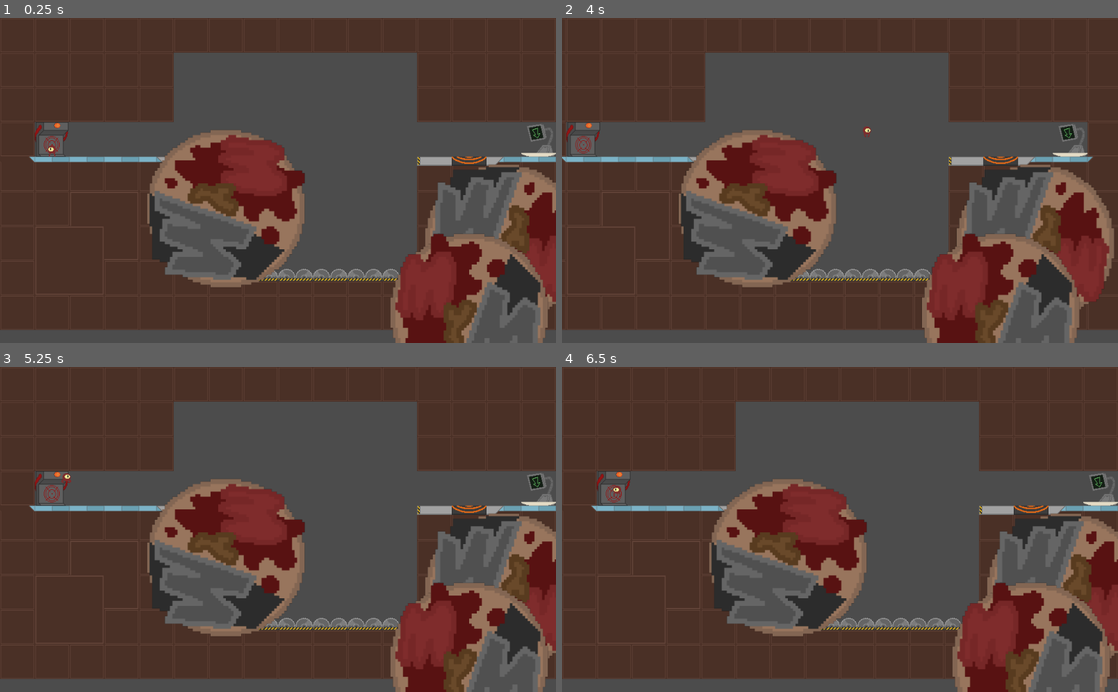
Above: before the commit, frames 1-4 (two rows, left to right).
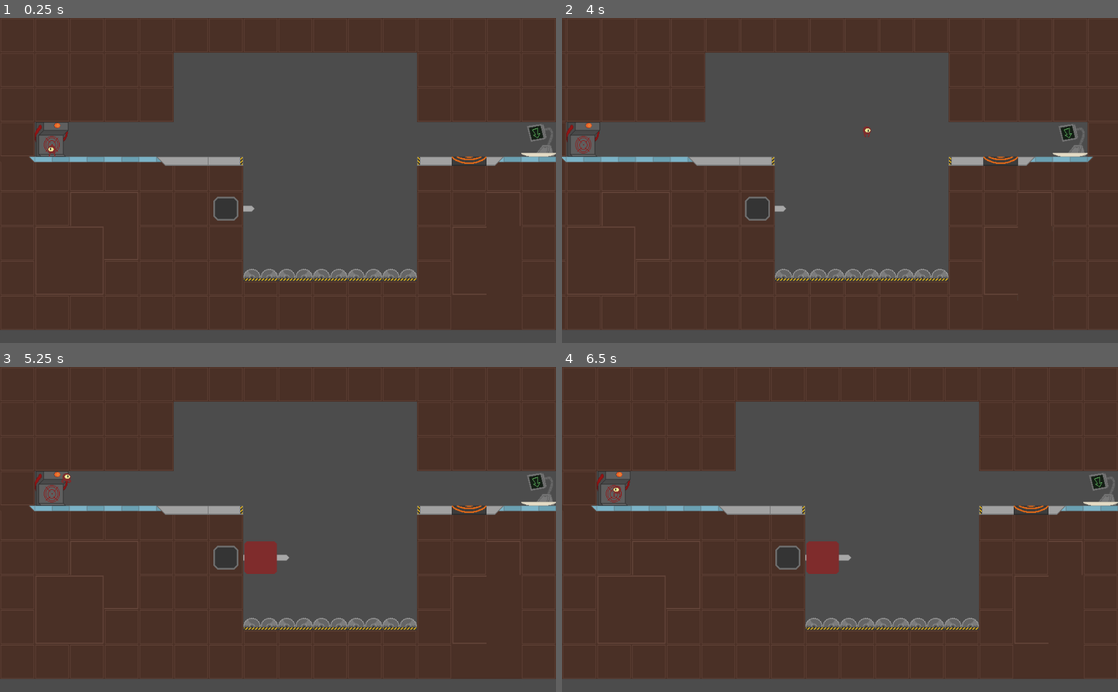
Above: after the commit, the same moments.

Repository: SomeSortOfSam/MeatballMayhem
Game: Godot game, scene res://Levels/Level04.tscn
Two runs of this game, one before a commit and one after it. Both use one fixed random seed, a clock stepped at 60 frames per second and the inputs below. This scene is started directly instead of the project's main scene.
Inputs:
- Up to frame 1 (0.25 s): no input
- Up to frame 2 (4 s): tap Enter at 0.5, 2.75 s; hold Right (ui_right) 0.53-2.03 s; tap Up (ui_up) at 0.77, 1.52, 3.02, 3.77 s; tap Space at 1.25 s; hold Left (ui_left) 2.03-2.78 s; hold Right (ui_right) from 2.78 s (still down)
- Up to frame 3 (5.25 s): release Right (ui_right) at 4.28 s; hold Left (ui_left) 4.28-5.03 s; tap Up (ui_up) at 4.52 s; tap Space at 5 s; hold Right (ui_right) from 5.03 s (still down)
- Up to frame 4 (6.5 s): tap Enter at 5.75 s; release Right (ui_right) at 5.78 s; hold Left (ui_left) from 5.78 s (still down); tap Up (ui_up) at 6.02 s

The runs differ from the first frame. In frame 1, 23% of the frame differs, in the area x 26-100%, y 34-100%; in frame 2, 24%, in the area x 21-100%, y 34-100%; in frame 3, 23%; in frame 4, 23%.

Commit message:
Kebab Assets

Diff:
--- a/Levels/Level.tscn
+++ b/Levels/Level.tscn
@@ -9,9 +9,10 @@
 [ext_resource path="res://Assets/Ending_Plate.png" type="Texture" id=7]
 [ext_resource path="res://Assets/Grinders.png" type="Texture" id=8]
 [ext_resource path="res://Assets/Hotplate.png" type="Texture" id=9]
-[ext_resource path="res://icon.png" type="Texture" id=10]
+[ext_resource path="res://Assets/KebabHead.png" type="Texture" id=10]
 [ext_resource path="res://Assets/Flame.png" type="Texture" id=11]
 [ext_resource path="res://Assets/Flamer.png" type="Texture" id=12]
+[ext_resource path="res://Assets/KebabMid.png" type="Texture" id=13]
 
 [sub_resource type="ConvexPolygonShape2D" id=1]
 points = PoolVector2Array( 0, 64, 64, 0, 64, 64, 0, 64 )
@@ -76,10 +77,7 @@
 [sub_resource type="ConvexPolygonShape2D" id=21]
 points = PoolVector2Array( 0, 0, 64, 0, 64, 48, 0, 48 )
 
-[sub_resource type="ConvexPolygonShape2D" id=22]
-points = PoolVector2Array( 0, 0, 64, 0, 64, 64, 0, 64 )
-
-[sub_resource type="TileSet" id=23]
+[sub_resource type="TileSet" id=22]
 1/name = "Tiles"
 1/texture = ExtResource( 4 )
 1/tex_offset = Vector2( 0, 0 )
@@ -299,41 +297,6 @@
 6/shape_one_way_margin = 0.0
 6/shapes = [  ]
 6/z_index = 0
-7/name = "KebabHead"
-7/texture = ExtResource( 10 )
-7/tex_offset = Vector2( 0, 0 )
-7/modulate = Color( 0, 0.717647, 1, 1 )
-7/region = Rect2( 0, 0, 64, 64 )
-7/tile_mode = 0
-7/occluder_offset = Vector2( 0, 0 )
-7/navigation_offset = Vector2( 0, 0 )
-7/shape_offset = Vector2( 0, 0 )
-7/shape_transform = Transform2D( 1, 0, 0, 1, 0, 0 )
-7/shape = SubResource( 22 )
-7/shape_one_way = false
-7/shape_one_way_margin = 1.0
-7/shapes = [ {
-"autotile_coord": Vector2( 0, 0 ),
-"one_way": false,
-"one_way_margin": 1.0,
-"shape": SubResource( 22 ),
-"shape_transform": Transform2D( 1, 0, 0, 1, 0, 0 )
-} ]
-7/z_index = 0
-8/name = "Kebab Spike"
-8/texture = ExtResource( 10 )
-8/tex_offset = Vector2( 0, 0 )
-8/modulate = Color( 1, 0, 0, 1 )
-8/region = Rect2( 0, -64, 64, 64 )
-8/tile_mode = 0
-8/occluder_offset = Vector2( 0, 0 )
-8/navigation_offset = Vector2( 0, 0 )
-8/shape_offset = Vector2( 0, 0 )
-8/shape_transform = Transform2D( 1, 0, 0, 1, 0, 0 )
-8/shape_one_way = false
-8/shape_one_way_margin = 0.0
-8/shapes = [  ]
-8/z_index = 0
 9/name = "FlameThrower"
 9/texture = ExtResource( 12 )
 9/tex_offset = Vector2( 0, 0 )
@@ -369,6 +332,41 @@
 10/shape_one_way_margin = 0.0
 10/shapes = [  ]
 10/z_index = 0
+11/name = "KebabHead"
+11/texture = ExtResource( 10 )
+11/tex_offset = Vector2( 0, 0 )
+11/modulate = Color( 1, 1, 1, 1 )
+11/region = Rect2( 0, 0, 64, 64 )
+11/tile_mode = 0
+11/occluder_offset = Vector2( 0, 0 )
+11/navigation_offset = Vector2( 0, 0 )
+11/shape_offset = Vector2( 0, 0 )
+11/shape_transform = Transform2D( 1, 0, 0, 1, 0, 0 )
+11/shape_one_way = false
+11/shape_one_way_margin = 0.0
+11/shapes = [  ]
+11/z_index = 0
+12/name = "KebabLimb"
+12/texture = ExtResource( 13 )
+12/tex_offset = Vector2( 0, 0 )
+12/modulate = Color( 1, 1, 1, 1 )
+12/region = Rect2( 0, 0, 64, 192 )
+12/tile_mode = 2
+12/autotile/icon_coordinate = Vector2( 0, 0 )
+12/autotile/tile_size = Vector2( 64, 64 )
+12/autotile/spacing = 0
+12/autotile/occluder_map = [  ]
+12/autotile/navpoly_map = [  ]
+12/autotile/priority_map = [  ]
+12/autotile/z_index_map = [  ]
+12/occluder_offset = Vector2( 0, 0 )
+12/navigation_offset = Vector2( 0, 0 )
+12/shape_offset = Vector2( 0, 0 )
+12/shape_transform = Transform2D( 1, 0, 0, 1, 0, 0 )
+12/shape_one_way = false
+12/shape_one_way_margin = 0.0
+12/shapes = [  ]
+12/z_index = 0
 
 [node name="Level" type="Node2D"]
 
@@ -382,7 +380,7 @@
 collision_mask = 0
 
 [node name="TileMap" type="TileMap" parent="StaticBody2D"]
-tile_set = SubResource( 23 )
+tile_set = SubResource( 22 )
 collision_use_parent = true
 collision_layer = 2
 collision_mask = 0
--- a/Levels/Level04.tscn
+++ b/Levels/Level04.tscn
@@ -8,7 +8,7 @@
 position = Vector2( 32, 104 )
 
 [node name="TileMap" parent="StaticBody2D" index="0"]
-tile_data = PoolIntArray( -65537, 1, 0, -131072, 1, 0, -1310 …(792 unchanged characters)… , 1, 0, 196612, 1, 0, 196613, -1610612729, 0, 196614, -1610612728, 0, 196615, -1610612728, 0, 196616, -1610612728, 0, 196617, -1610612728, 0, 196619, 1, 0, 196622, 1, 0, 196623, 1, 0, 327679, 1610612737, 0, 262144, 1, 65536, 262145, 1, 3, 262146, 1, 2, 262147, 1610612737, 0, 262148, 1610612737, 0, 262149, 1, 0, 262155, 1, 0, 262156, 8, 0, 262157, 1610612743, 0, 262158, 1, 0, 262159, 1, 0, 393215, 1, 0, 327680, 1, 1, 327681, 1, 2, 327682, 1, 0, 327683, 1, 0, 327684, 1, 0, 327685, 1, 0, 327686, 5, 0, 327687, 5, 0, 327688, 5, 0, 327689, 5, 0, 327690, 5, 0, 327691, 1, 0, 327692, 8, 0, 327693, 1610612744, 0, 327694, 1, 0, 327695, 1, 0, 458751, 1, 0, 393216, 1, 0, 393217, 1, 0, 393218, 1, 0, 393219, 1, 0, 393220, 1, 0, 393221, 1, 0, 393222, 1, 0, 393223, 1, 0, 393224, 1, 0, 393225, 1, 0, 393226, 1, 0, 393227, 1, 0, 393228, 7, 0, 393230, 1, 0, 393231, 1, 0 )
+tile_data = PoolIntArray( -65537, 1, 0, -131072, 1, 0, -1310 …(792 unchanged characters)… , 1, 0, 196612, 1, 0, 196613, -1610612725, 0, 196614, -1610612724, 0, 196615, -1610612724, 0, 196616, -1610612724, 0, 196617, -1610612724, 0, 196619, 1, 0, 196620, 1, 0, 196621, 1, 3, 196622, 1, 0, 196623, 1, 0, 327679, 1610612737, 0, 262144, 1, 65536, 262145, 1, 3, 262146, 1, 2, 262147, 1610612737, 0, 262148, 1610612737, 0, 262149, 1, 0, 262155, 1, 0, 262156, 1, 65536, 262157, 1, 65537, 262158, 1, 0, 262159, 1, 0, 393215, 1, 0, 327680, 1, 1, 327681, 1, 2, 327682, 1, 0, 327683, 1, 0, 327684, 1, 0, 327685, 1, 0, 327686, 5, 0, 327687, 5, 0, 327688, 5, 0, 327689, 5, 0, 327690, 5, 0, 327691, 1, 0, 327692, 1, 1, 327693, 1, 65537, 327694, 1, 0, 327695, 1, 0, 458751, 1, 0, 393216, 1, 0, 393217, 1, 0, 393218, 1, 0, 393219, 1, 0, 393220, 1, 0, 393221, 1, 0, 393222, 1, 0, 393223, 1, 0, 393224, 1, 0, 393225, 1, 0, 393226, 1, 0, 393227, 1, 0, 393228, 1, 65537, 393229, 1, 65537, 393230, 1, 0, 393231, 1, 0 )
 
 [node name="Camera2D" parent="." index="2"]
 position = Vector2( 32, 104 )
--- /dev/null
+++ b/Sprite.tscn
@@ -0,0 +1,8 @@
+[gd_scene load_steps=2 format=2]
+
+[ext_resource path="res://Assets/KebabMid.png" type="Texture" id=1]
+
+[node name="Sprite" type="Sprite"]
+rotation = 1.5708
+texture = ExtResource( 1 )
+vframes = 3
--- a/Tiles/Kebab.gd
+++ b/Tiles/Kebab.gd
@@ -2,23 +2,38 @@
 
 onready var platform = $CollisionShape2D
 onready var hurt = $Hurtbox/CollisionShape2D
+onready var endSprite = $EndSprite
 
 #hurtbox should extend one PAST this
 export(int) var tileRange = 3
 var skewered = 0
 
+export(Texture) var midSection
+
+onready var SpriteNode = preload("res://Sprite.tscn")
+var cooked = []
+
 func _ready():
 	set_collision_boxes(0)
 
 func set_collision_boxes(numSkewered):
-	platform.shape.extents.y = (numSkewered + 1) * 32
+	skewered = numSkewered
+	platform.shape.extents.y = (skewered + 1) * 32
 	platform.position.y = -platform.shape.extents.y + 32
-	hurt.shape.extents.y = (tileRange + 1 - numSkewered) * 32
+	hurt.shape.extents.y = (tileRange + 1 - skewered) * 32
 	hurt.position.y = platform.position.y * 2 - hurt.shape.extents.y - 32
-	skewered = numSkewered
+	endSprite.position.y = -64 - (skewered*64)
+	for n in skewered:
+		var midSprite = SpriteNode.instance()
+		add_child(midSprite)
+		midSprite.position.y = -64 - (n*64)
+		midSprite.frame = 1
+		if cooked[n]:
+			midSprite.frame = 2
 	if skewered >= tileRange:
 		hurt.call_deferred("set_disabled",true)
 
 func _on_Hurtbox_body_entered(body):
+	cooked.push_back(body.cooked)
 	body.kill(true)
 	set_collision_boxes(skewered + 1)
--- a/Tiles/Kebab.tscn
+++ b/Tiles/Kebab.tscn
@@ -1,7 +1,8 @@
-[gd_scene load_steps=5 format=2]
+[gd_scene load_steps=6 format=2]
 
-[ext_resource path="res://icon.png" type="Texture" id=1]
+[ext_resource path="res://Assets/KebabHead.png" type="Texture" id=1]
 [ext_resource path="res://Tiles/Kebab.gd" type="Script" id=2]
+[ext_resource path="res://Assets/KebabEnd.png" type="Texture" id=3]
 
 [sub_resource type="RectangleShape2D" id=1]
 resource_local_to_scene = true
@@ -23,6 +24,11 @@
 self_modulate = Color( 0.0823529, 0.576471, 0.278431, 1 )
 shape = SubResource( 1 )
 
+[node name="EndSprite" type="Sprite" parent="."]
+position = Vector2( 0, -64 )
+rotation = -1.5708
+texture = ExtResource( 3 )
+
 [node name="Hurtbox" type="Area2D" parent="."]
 
 [node name="CollisionShape2D" type="CollisionShape2D" parent="Hurtbox"]
--- a/Tiles/TileMap.gd
+++ b/Tiles/TileMap.gd
@@ -17,8 +17,8 @@
 export(int) var ovenId = 6
 export(int) var flamethrowerId = 9
 export(int) var flameId = 10
-export(int) var kebabHeadId = 7
-export(int) var kebabSpikeId = 8
+export(int) var kebabHeadId = 11
+export(int) var kebabSpikeId = 12
 
 var markers = []
 
Binary file added: Assets/KebabEnd.png
Not shown, added: Assets/KebabEnd.png.import
Binary file added: Assets/KebabHead.png
Not shown, added: Assets/KebabHead.png.import
Binary file added: Assets/KebabMid.png
Not shown, added: Assets/KebabMid.png.import
